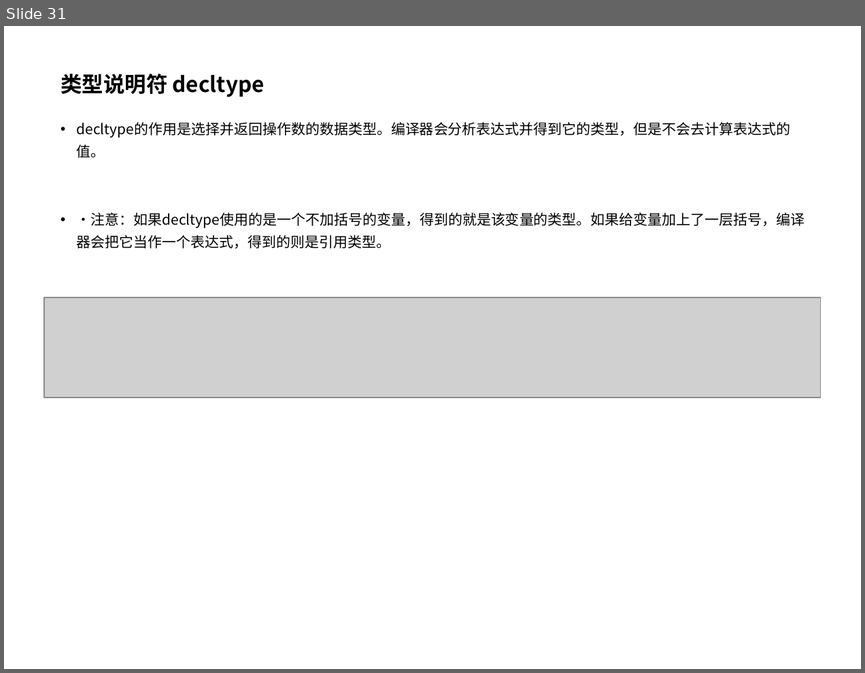
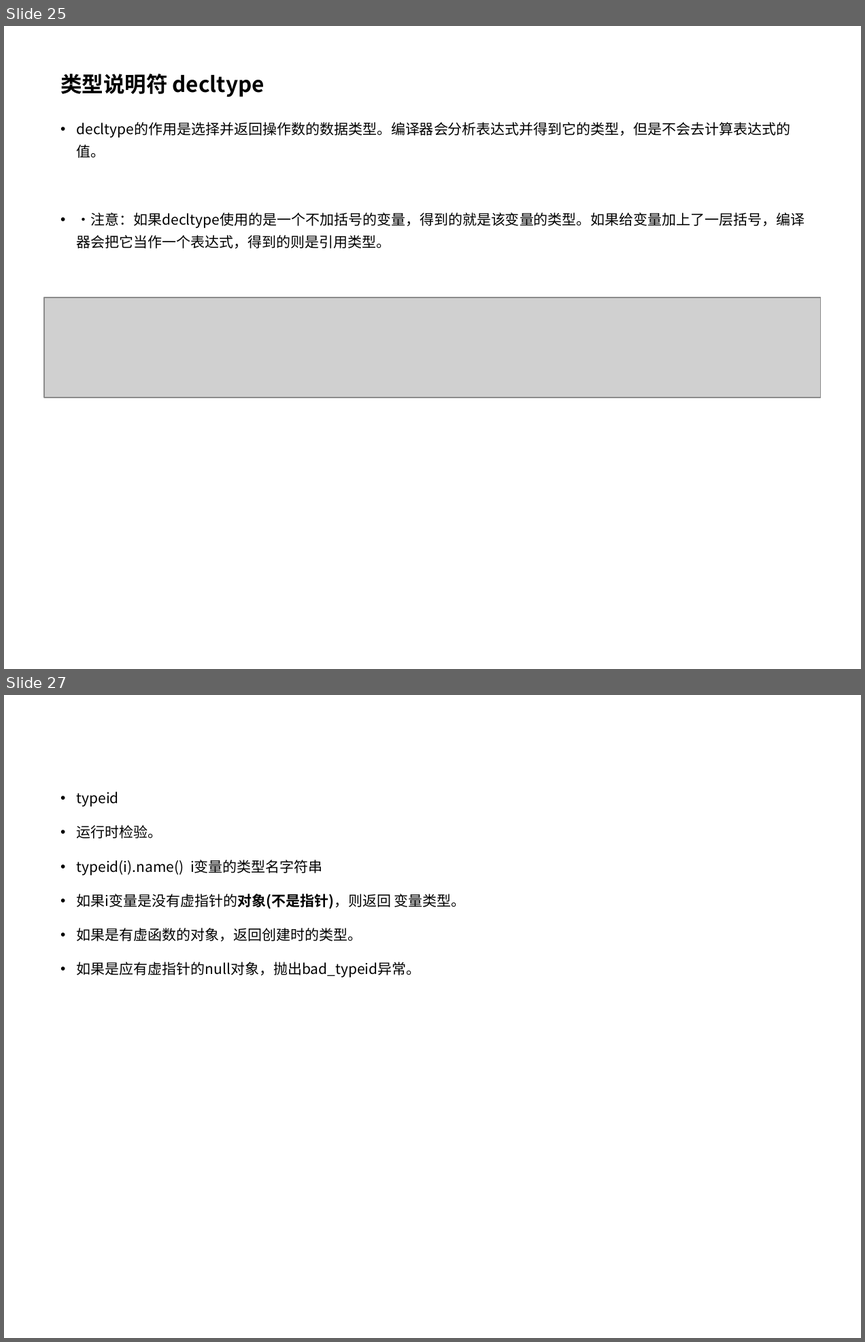
Before and after one commit to pointer1618/projects, a slide deck: lan7/c++11特性.ppt. Shown one above the other, each under a label of ours: slide 31 before the commit, slides 25 and 27 after it; the slides between them are not shown. The pictures are 865x673 and 865x1342 pixels, drawn with LibreOffice and Linux fonts; fonts in the diff are those of the drawing; grey boxes stand for pictures; background and template pictures are left out. Boxes give left, top, right and bottom in pixels: in the first picture for what was removed or moved away, otherwise in the second. Text is boxed around its words. In the diff, an @@ line names an element or a change of style, - is before the commit and + after.

```diff
--- a/lan7/c++11特性.ppt
+++ b/lan7/c++11特性.ppt
@@ slide 27 added at bbox=[4, 695, 861, 1338], background #FFFFFF @@
@@ text added at bbox=[77, 792, 466, 977], 12 pt, text #000000 @@
+• typeid
+• 运行时检验。
+• typeid(i).name() i变量的类型名字符串
+• 如果i变量是没有虚指针的对象(不是指针)，则返回 变量类型。
+• 如果是有虚函数的对象，返回创建时的类型。
+• 如果是应有虚指针的null对象，抛出bad_typeid异常。
@@ what was slide 31 is now slide 25 @@
```
Also in this commit, not shown: 10 slides changed, 3 other slides added.
